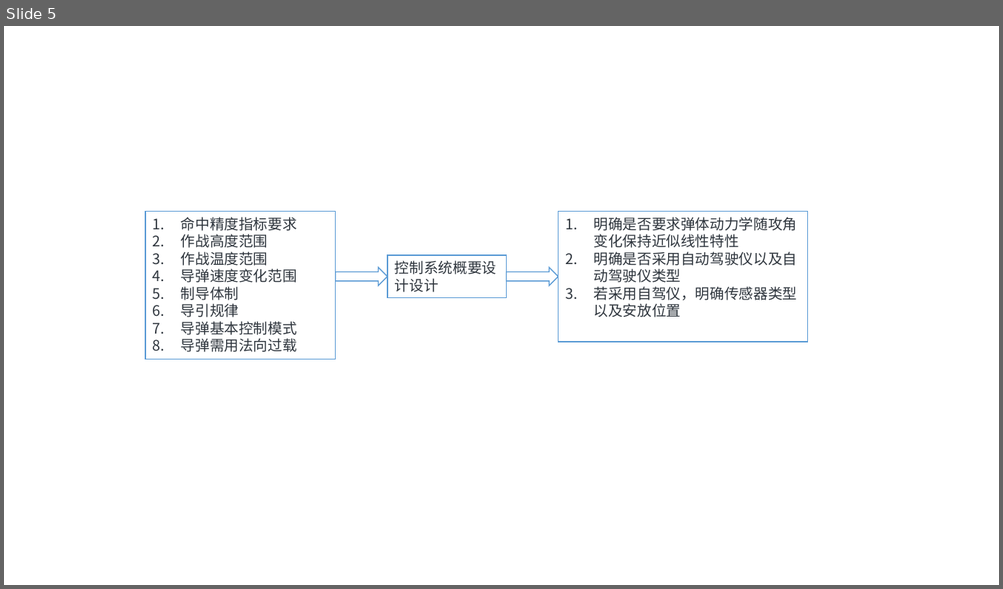
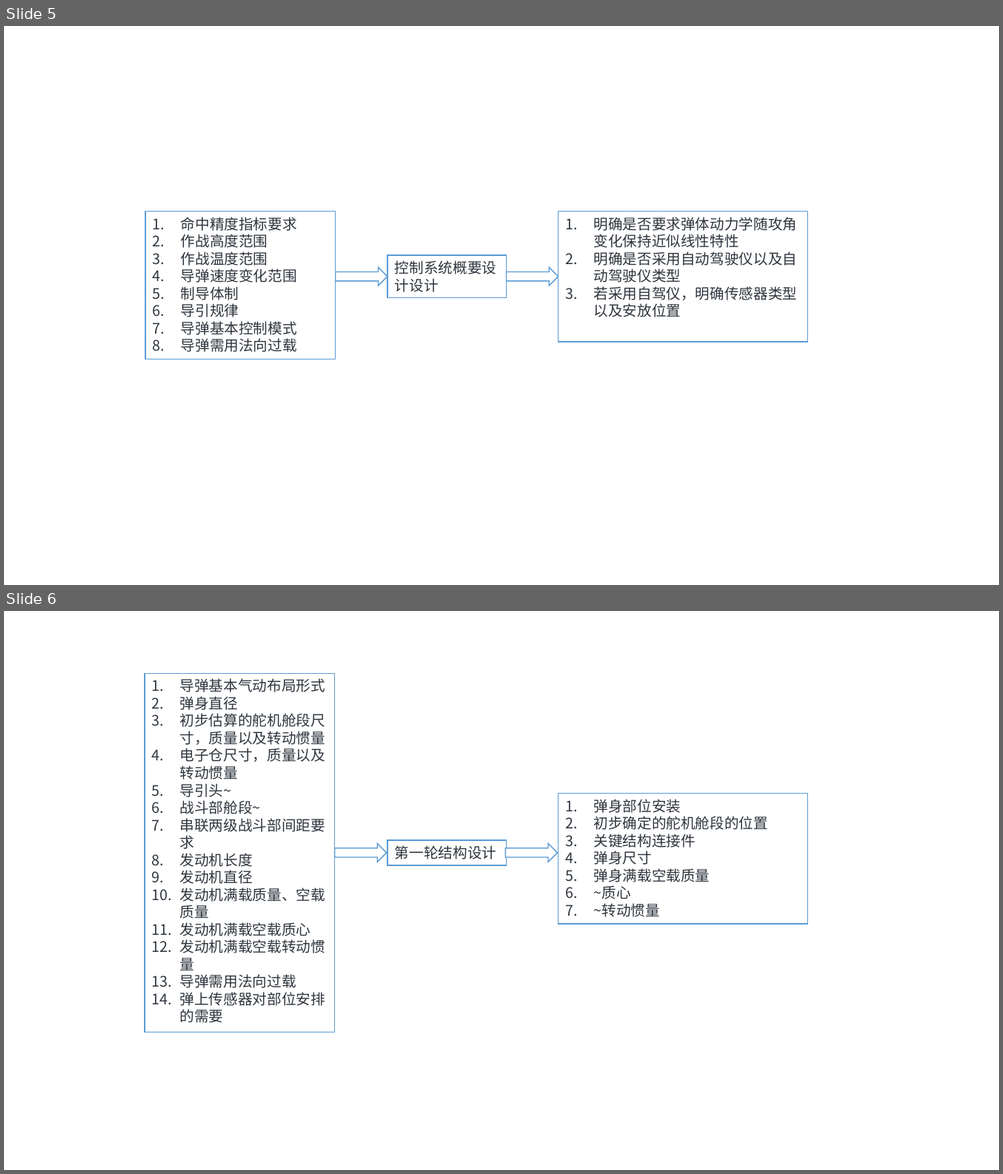
Before and after one commit to lee-shun/design_aircrafts, a slide deck: final_review/pictures/chapter3/chapter3.pptx. Shown one above the other, each under a label of ours: slide 5 before the commit, slides 5 and 6 after it. The pictures are 1003x589 and 1003x1174 pixels, drawn with LibreOffice and Linux fonts; fonts in the diff are those of the drawing. Boxes give left, top, right and bottom in pixels: in the first picture for what was removed or moved away, otherwise in the second. Text is boxed around its words. In the diff, an @@ line names an element or a change of style, - is before the commit and + after.

Commit message:
第三章基本完成

```diff
--- a/final_review/pictures/chapter3/chapter3.pptx
+++ b/final_review/pictures/chapter3/chapter3.pptx
@@ slide 6 added at (4,611,999,1170), background #F1F2F6 @@
@@ rectangle added at (145,674,335,1033), fill #F1F2F6, outline #5B9BD5 1 pt, 14 pt, text #2E353D @@
+1. 导弹基本气动布局形式
+2. 弹身直径
+3. 初步估算的舵机舱段尺寸，质量以及转动惯量
+4. 电子仓尺寸，质量以及转动惯量
+5. 导引头~
+6. 战斗部舱段~
+7. 串联两级战斗部间距要求
+8. 发动机长度
+9. 发动机直径
+10. 发动机满载质量、空载质量
+11. 发动机满载空载质心
+12. 发动机满载空载转动惯量
+13. 导弹需用法向过载
+14. 弹上传感器对部位安排的需要
@@ rectangle added at (558,794,808,924), fill #F1F2F6, outline #5B9BD5 1 pt, 14 pt, text #2E353D @@
+1. 弹身部位安装
+2. 初步确定的舵机舱段的位置
+3. 关键结构连接件
+4. 弹身尺寸
+5. 弹身满载空载质量
+6. ~质心
+7. ~转动惯量
@@ right arrow added at (335,844,387,863), fill #F1F2F6, outline #5B9BD5 1 pt @@
@@ rectangle added at (387,840,506,866), fill #F1F2F6, outline #5B9BD5 1 pt, 14 pt, text #2E353D @@
+第一轮结构设计
@@ right arrow added at (506,844,558,863), fill #F1F2F6, outline #5B9BD5 1 pt @@
```
Also in this commit, not shown: 8 other slides added, 15 other files.
